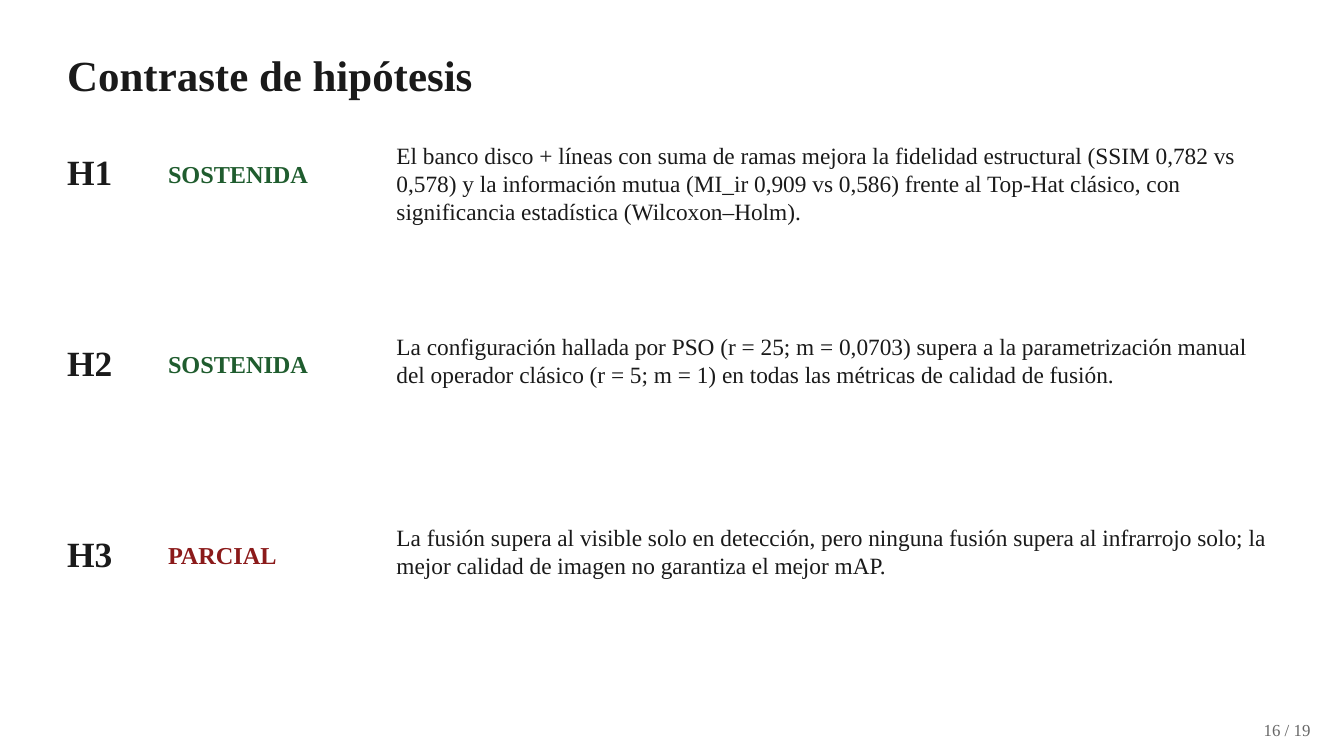
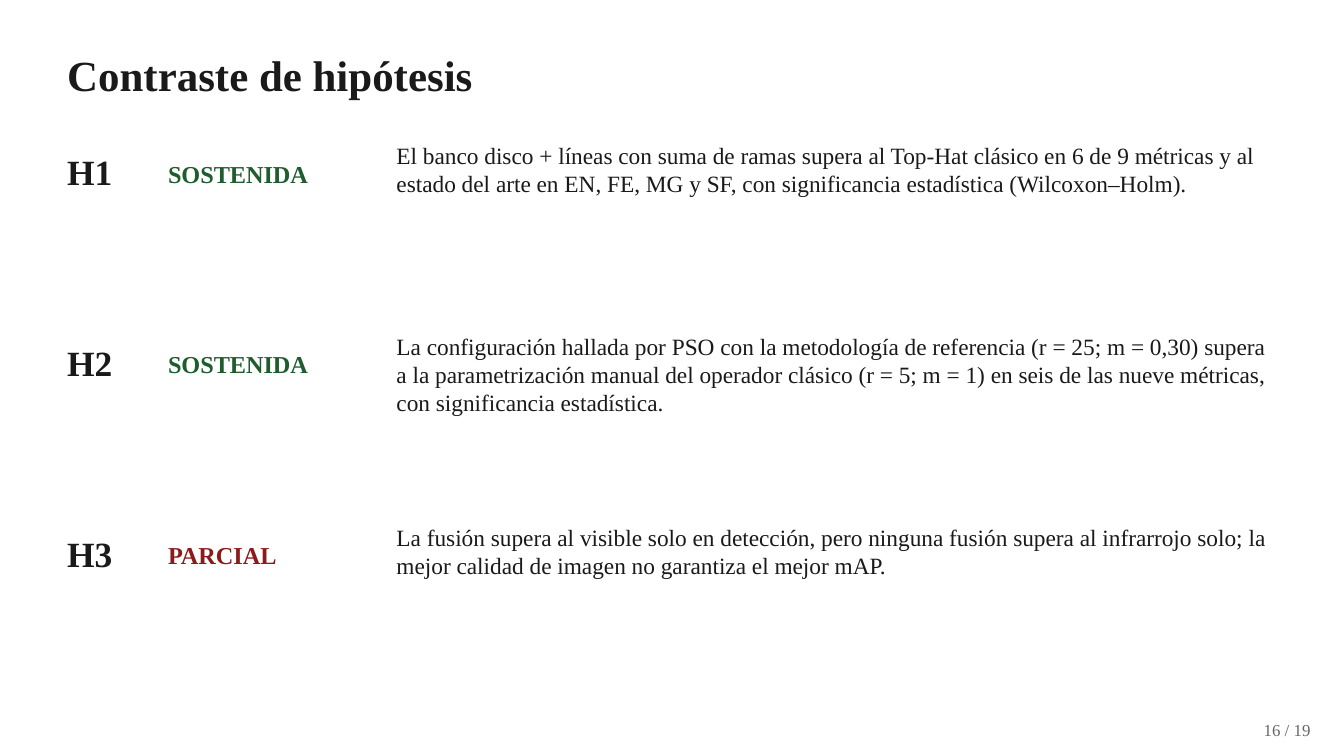
Before and after one commit to YanBajac/TFM_Fusion_Imagenes_Propuesta_Oficial, a slide deck: slide 16 of docs/Tesis_Defensa_Presentacion.pptx. Drawn at 1344x756 pixels with LibreOffice and Linux fonts; fonts in the diff are those of the drawing. Boxes give left, top, right and bottom in pixels: in the first picture for what was removed or moved away, otherwise in the second. Text is boxed around its words. In the diff, an @@ line names an element or a change of style, - is before the commit and + after.

Commit message:
Config oficial r=25, m=0,30: rango publicado sin modificaciones y criterio "mayor es mejor"
Optimizacion fiel a Ortega y Espinoza (2025): aptitud F_o con el rango publicado
m en [0,30; 2,00]; las 25 configuraciones del Cuadro 1 convergen al piso del rango
(m* = 0,30). El radio r = 25 se adopta porque, a igual peso, maximiza las nueve
metricas de evaluacion —todas de tipo "mayor es mejor"— y activa el banco completo
de cinco elementos estructurantes.

Resultados (20 pares TNO, recomputados):
- Ranking agregado: 2o de 7 (3,67), tras la piramide de Laplace (3,44)
- Primera en entropia (6,9888) y contenido de bordes (1,1045); segunda en SD, MG y SF
- Wilcoxon-Holm vs los 5 metodos del estado del arte: gana a los cinco en EN, FE, MG
  y SF, y a cuatro de cinco en SD; cede en fidelidad (SSIM, PSNR) e informacion mutua
- Frente al Top-Hat clasico gana en 6 de 9 metricas, incluida SSIM (0,668 vs 0,578)

Deteccion (reentrenada): LLVIP mAP@0,5 = 0,913, en el extremo inferior de la banda de
fusiones; M3FD mAP = 0,211 y promedio del par complementario 0,124. H3 queda NO
sostenida y se reformula como aporte metodologico: optimizar las metricas de actividad
y optimizar el desempeno en tarea son objetivos distintos y deben reportarse por separado.

Se agregan los analisis que sustentan la decision: analisis_aptitud_operador.py
(ganancia de detalle del operador y descomposicion de F_o), barrido_metricas_vs_m.py
(las nueve metricas frente a m) y comparativa_visual_m.py (control de saturacion).

```diff
--- a/docs/Tesis_Defensa_Presentacion.pptx
+++ b/docs/Tesis_Defensa_Presentacion.pptx
@@ text at [396, 147, 1254, 197]: text changed @@
-El banco disco + líneas con suma de ramas mejora la fidelidad estructural (SSIM 0,782 vs 0,578) y la información mutua (MI_ir 0,909 vs 0,586) frente al Top-Hat clásico, con significancia estadística (Wilcoxon–Holm).
+El banco disco + líneas con suma de ramas supera al Top-Hat clásico en 6 de 9 métricas y al estado del arte en EN, FE, MG y SF, con significancia estadística (Wilcoxon–Holm).
@@ text at [396, 338, 1265, 416]: text changed @@
-La configuración hallada por PSO (r = 25; m = 0,0703) supera a la parametrización manual del operador clásico (r = 5; m = 1) en todas las métricas de calidad de fusión.
+La configuración hallada por PSO con la metodología de referencia (r = 25; m = 0,30) supera a la parametrización manual del operador clásico (r = 5; m = 1) en seis de las nueve métricas, con significancia estadística.
```
Also in this commit, not shown: 9 other slides changed, 51 other files.
